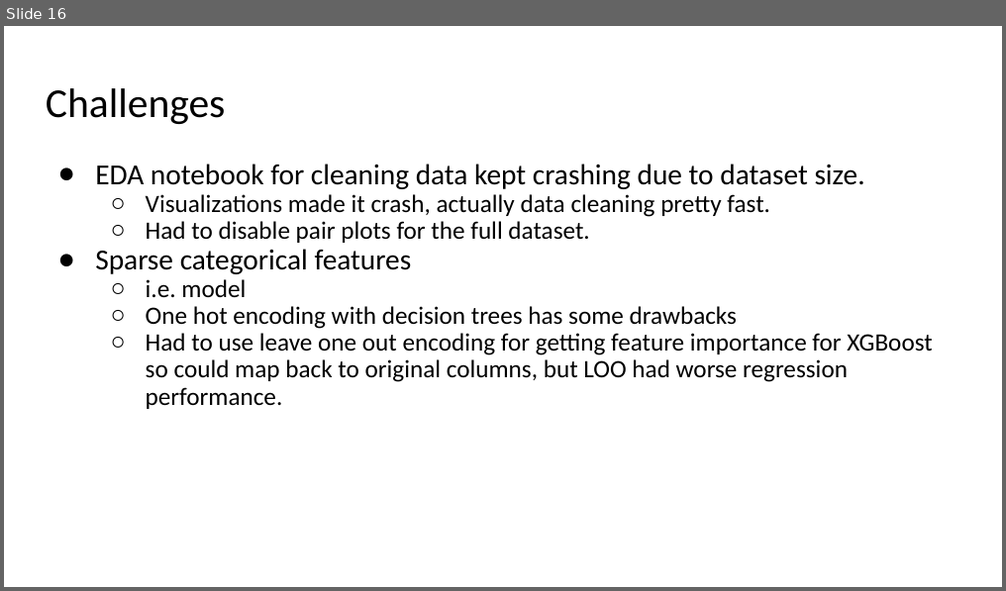
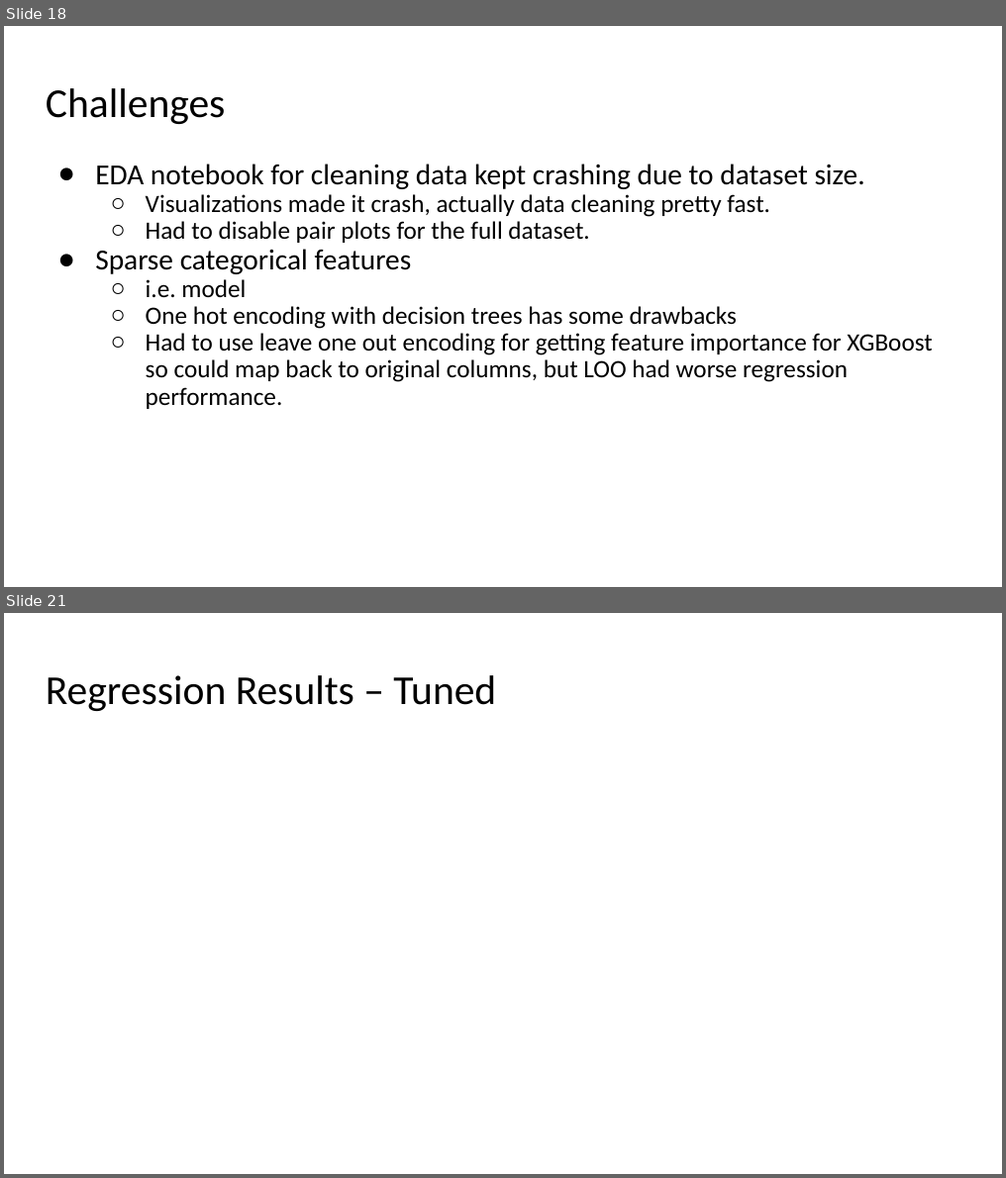
Before and after one commit to ranton256/used_car_sale_price_analysis, a slide deck: DSCI521_rna63_final_project_pres.pptx. Shown one above the other, each under a label of ours: slide 16 before the commit, slides 18 and 21 after it; the slides between them are not shown. The pictures are 1006x591 and 1006x1178 pixels, drawn with LibreOffice and Linux fonts; fonts in the diff are those of the drawing; background and template pictures are left out. Boxes give left, top, right and bottom in pixels: in the first picture for what was removed or moved away, otherwise in the second. Text is boxed around its words. In the diff, an @@ line names an element or a change of style, - is before the commit and + after.

```diff
--- a/DSCI521_rna63_final_project_pres.pptx
+++ b/DSCI521_rna63_final_project_pres.pptx
@@ slide 21 added at (4, 613, 1002, 1174), background #FFFFFF @@
@@ title added at (46, 675, 496, 711), 39.6 pt, text #000000 @@
+Regression Results – Tuned
@@ what was slide 16 is now slide 18 @@
```
Also in this commit, not shown: 3 slides changed, 5 other slides added, 2 slides removed, 3 other files.
